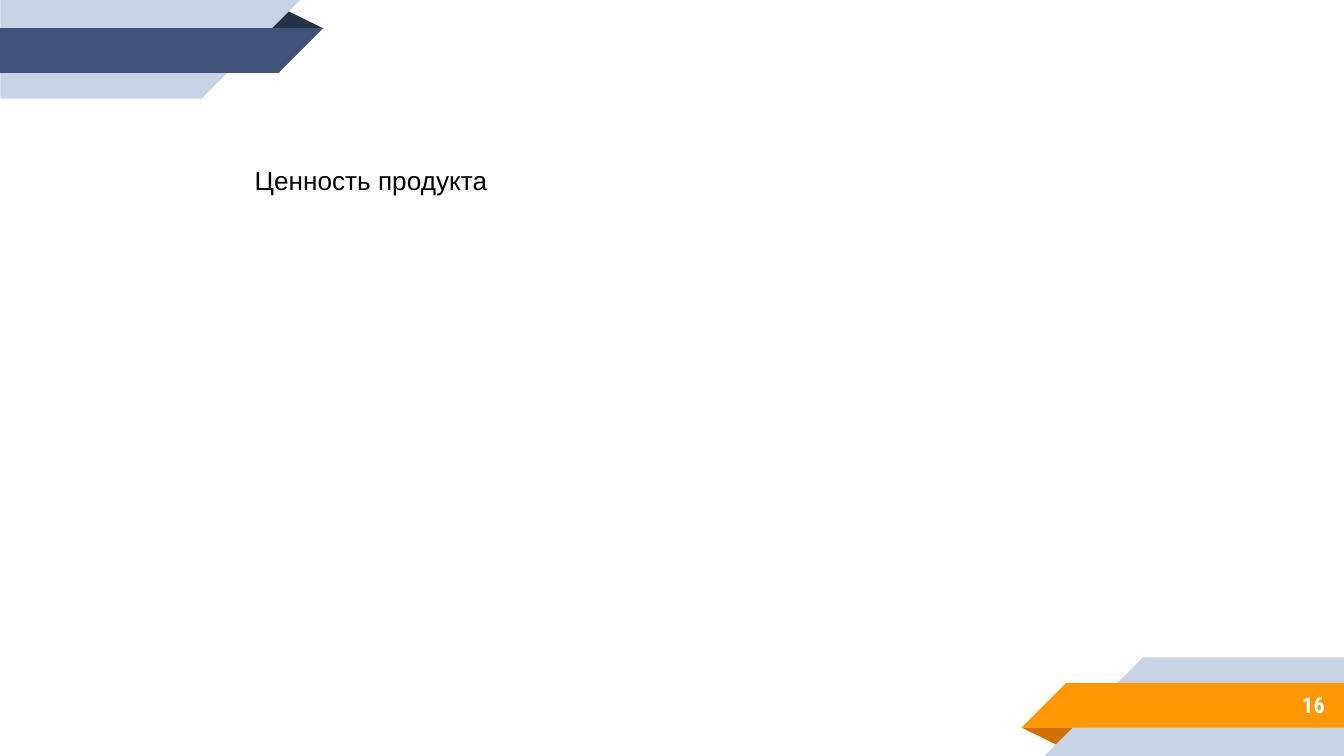
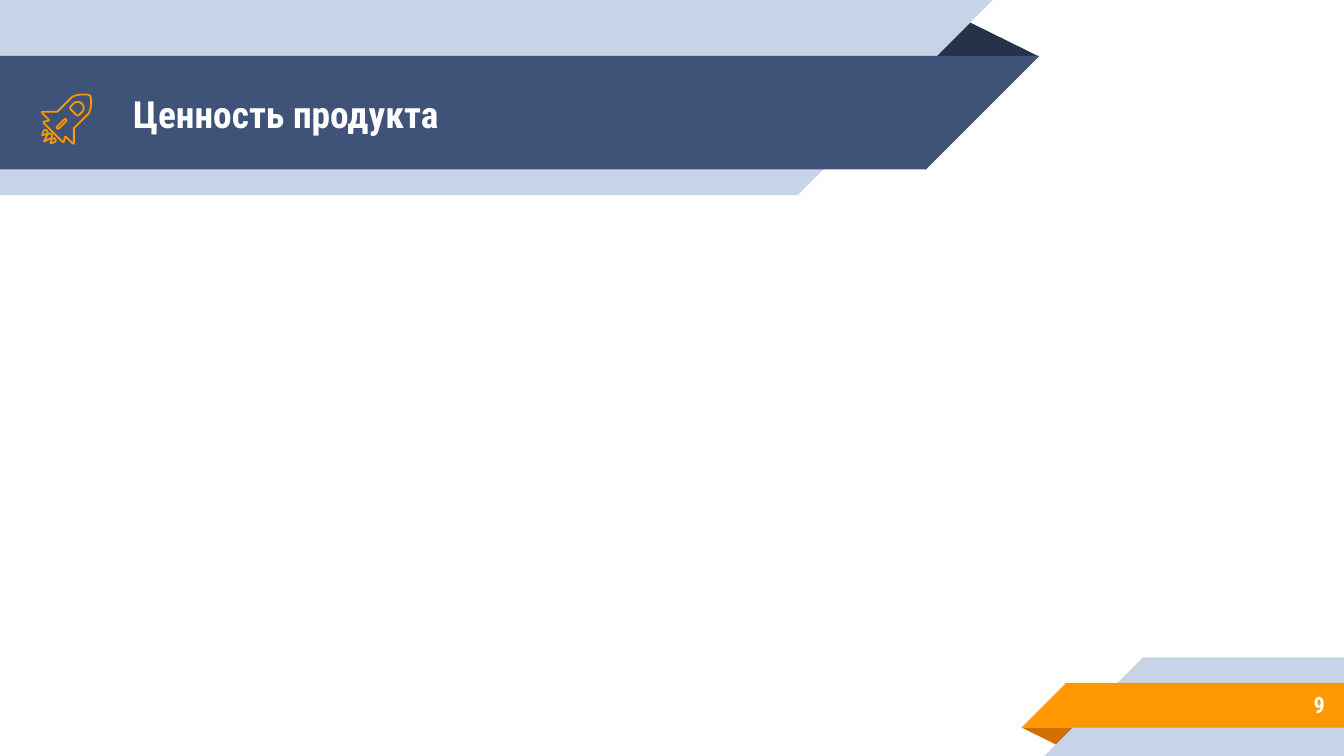
Before and after one commit to KochankovID/hacatone_miac, a slide deck: slide 9 of visual/Danko.pptx (slide 16 before the commit). Drawn at 1344x756 pixels with LibreOffice and Linux fonts; fonts in the diff are those of the drawing. Boxes give left, top, right and bottom in pixels: in the first picture for what was removed or moved away, otherwise in the second. Text is boxed around its words. In the diff, an @@ line names an element or a change of style, - is before the commit and + after.

```diff
--- a/visual/Danko.pptx
+++ b/visual/Danko.pptx
@@ group removed at (0, 0, 324, 98): 2 rectangles, 2 right triangles, 1 triangle @@
@@ title "Ценность продукта": place and size @@
-title "Ценность продукта" at (255, 172, 487, 196)
+title "Ценность продукта" at (133, 101, 438, 136)
@@ title "Ценность продукта" at (133, 101, 438, 136): size 14 to 20 pt, font Arial to Roboto Condensed, text colour #000000 to #FFFFFF, bold on; vertical alignment top to middle @@
@@ group added at (0, 0, 1039, 195): 2 rectangles, 2 right triangles, 1 triangle @@
@@ group added at (42, 94, 91, 144): 4 freeform shapes @@
@@ page number at (1314, 697, 1325, 713): text changed @@
-16
+9
```
Also in this commit, not shown: 6 other slides changed, 4 slides added, 8 slides removed, 9 other files.
